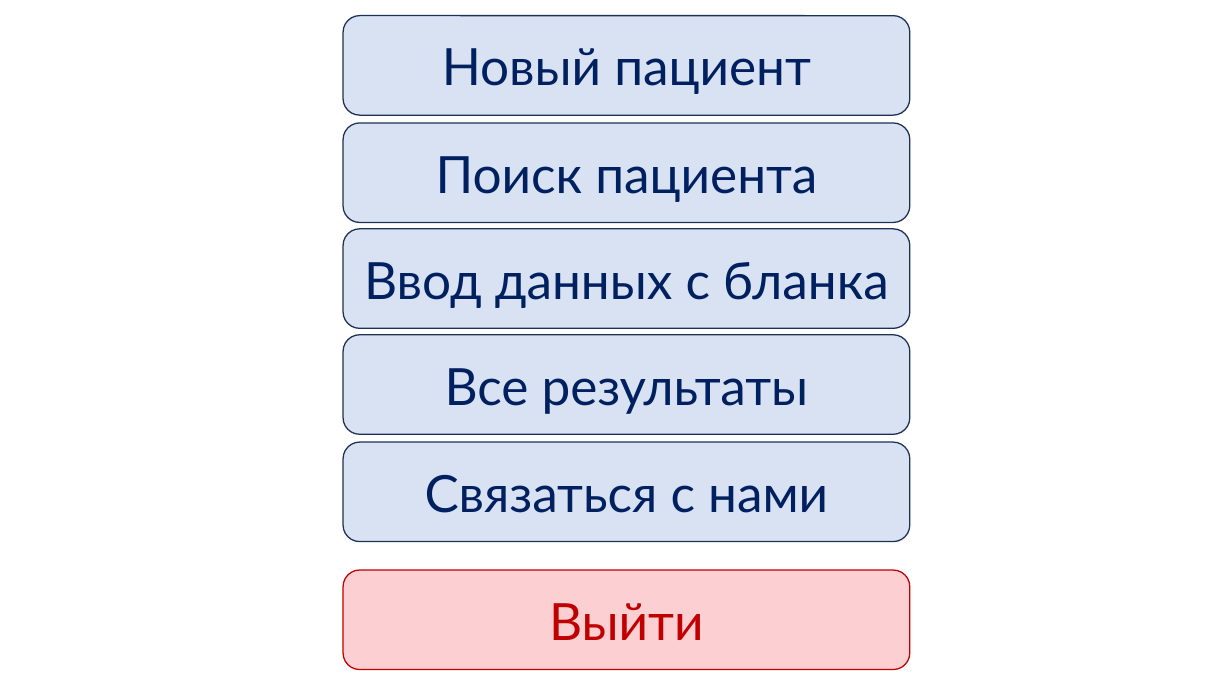
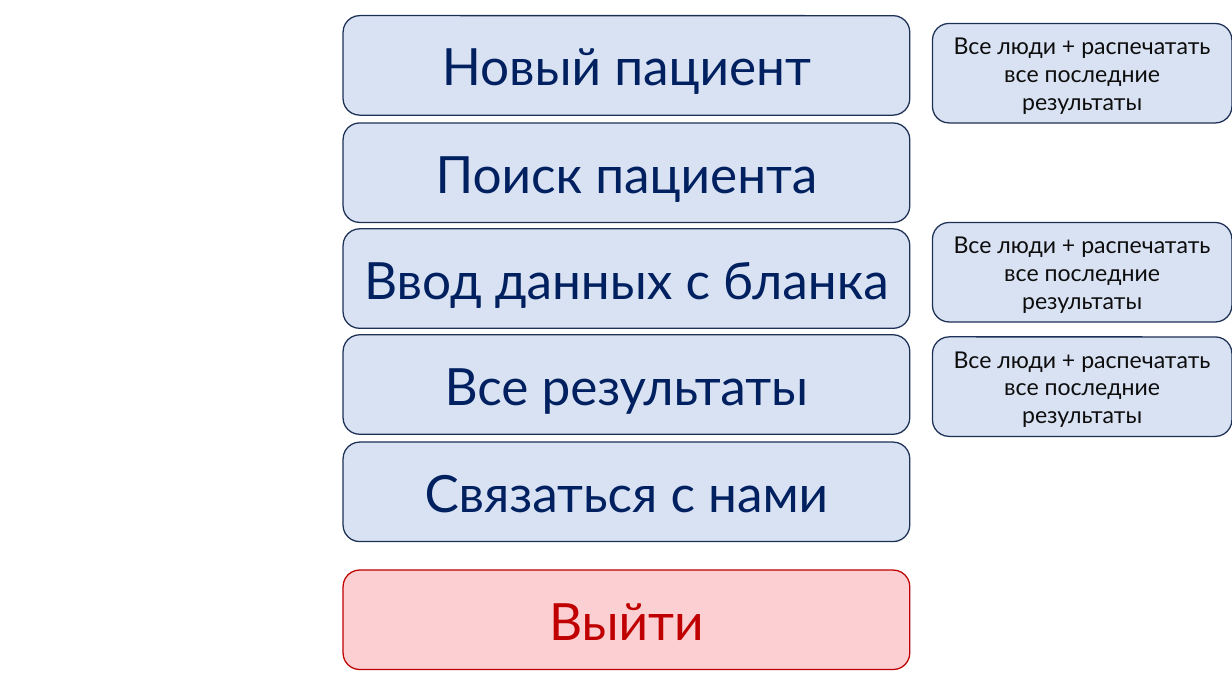
Before and after one commit to r3ctangl3/questionnaire, a slide deck: slide 1 of pptx/ПРОЕКТ.pptx. Drawn at 1232x693 pixels with LibreOffice and Linux fonts; fonts in the diff are those of the drawing. Boxes give left, top, right and bottom in pixels: in the first picture for what was removed or moved away, otherwise in the second. Text is boxed around its words. In the diff, an @@ line names an element or a change of style, - is before the commit and + after.

```diff
--- a/pptx/ПРОЕКТ.pptx
+++ b/pptx/ПРОЕКТ.pptx
@@ rounded rectangle added at <box>933,23,1232,123</box>, fill #D9E2F3, outline #1E3256 1 pt, 18 pt, text #0D0D0D @@
+Все люди + распечатать все последние результаты
@@ rounded rectangle added at <box>933,223,1232,323</box>, fill #D9E2F3, outline #1E3256 1 pt, 18 pt, text #0D0D0D @@
+Все люди + распечатать все последние результаты
@@ rounded rectangle added at <box>933,337,1232,437</box>, fill #D9E2F3, outline #1E3256 1 pt, 18 pt, text #0D0D0D @@
+Все люди + распечатать все последние результаты
```
Also in this commit, not shown: 1 other file.
